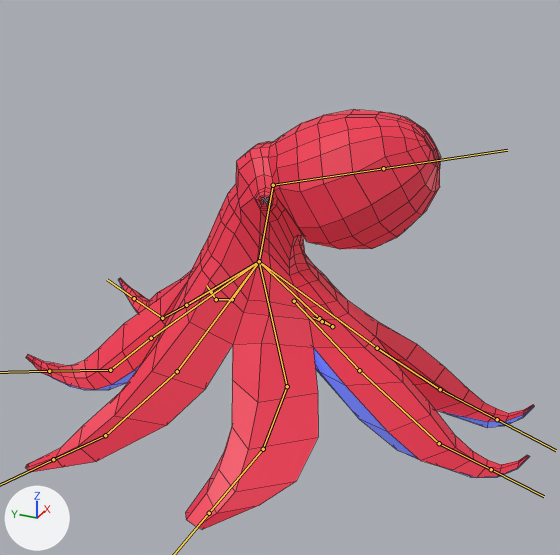
The FBX model Thalaussy/Assets/Models/rigpus.fbx, before and after one commit.
Rendered twice from a 50 mm lens placed at (-57.0, -23.7, 43.1), pointed at (-1.3, 1.4, 15.3). Arrows for +X, +Y and +Z are at lower left; the lights stay in place. The bones that bend it are drawn over the model as lines. Mesh edges are drawn as thin lines.
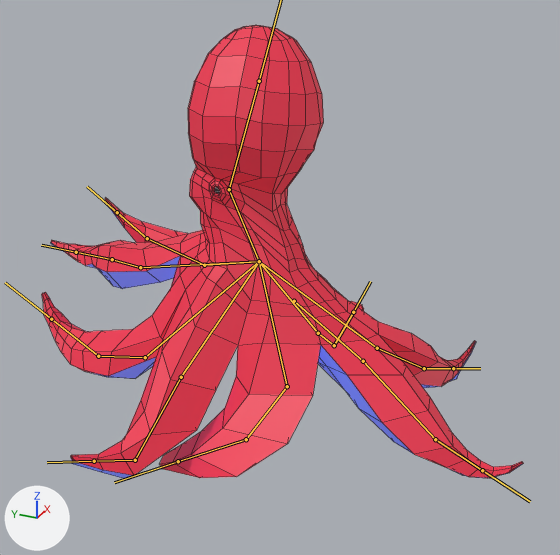
The newer file adds an action. The first version stands in its rest pose; the second is drawn at frame 32 of the action 'Armature|Attack'.

The change, as a diff of the scene's bpy script:
```diff
--- a/Thalaussy/Assets/Models/rigpus.fbx.py
+++ b/Thalaussy/Assets/Models/rigpus.fbx.py
@@ bone_bone_002 @@
 bone_bone_002 = bpy.data.objects['Armature'].pose.bones['Bone.002']
-bone_bone_002.rotation_quaternion = (1.0, 0.0, 0.0, 0.0)  # degrees (0, 0, 0)
+bone_bone_002.rotation_quaternion = (0.977, 0.129, -0.156, 0.074)  # degrees (14, -19, 6)
@@ bone_bone_003 @@
 bone_bone_003 = bpy.data.objects['Armature'].pose.bones['Bone.003']  # child of 'Bone.002'
-bone_bone_003.rotation_quaternion = (1.0, 0.0, 0.0, 0.0)  # degrees (0, 0, 0)
+bone_bone_003.rotation_quaternion = (0.902, 0.397, 0.037, -0.165)  # degrees (46, 11, -16)
@@ bone_bone_006 @@
 bone_bone_006 = bpy.data.objects['Armature'].pose.bones['Bone.006']  # child of 'Bone.003'
-bone_bone_006.rotation_quaternion = (1.0, 0.0, 0.0, 0.0)  # degrees (0, 0, 0)
+bone_bone_006.rotation_quaternion = (0.999, -0.01, 0.011, -0.032)  # degrees (-1, 1, -4)
@@ bone_bone_004 @@
 bone_bone_004 = bpy.data.objects['Armature'].pose.bones['Bone.004']
-bone_bone_004.rotation_quaternion = (1.0, 0.0, 0.0, 0.0)  # degrees (0, 0, 0)
+bone_bone_004.rotation_quaternion = (0.953, 0.24, -0.177, 0.06)  # degrees (28, -21, 2)
@@ bone_bone_005 @@
 bone_bone_005 = bpy.data.objects['Armature'].pose.bones['Bone.005']  # child of 'Bone.004'
-bone_bone_005.rotation_quaternion = (1.0, 0.0, 0.0, 0.0)  # degrees (0, 0, 0)
+bone_bone_005.rotation_quaternion = (0.98, -0.012, 0.099, -0.174)  # degrees (-3, 11, -20)
@@ bone_bone_007 @@
 bone_bone_007 = bpy.data.objects['Armature'].pose.bones['Bone.007']  # child of 'Bone.005'
-bone_bone_007.rotation_quaternion = (1.0, 0.0, 0.0, 0.0)  # degrees (0, 0, 0)
+bone_bone_007.rotation_quaternion = (0.942, -0.251, -0.175, 0.141)  # degrees (-33, -15, 21)
@@ bone_bone_008 @@
 bone_bone_008 = bpy.data.objects['Armature'].pose.bones['Bone.008']
-bone_bone_008.rotation_quaternion = (1.0, 0.0, 0.0, 0.0)  # degrees (0, 0, 0)
+bone_bone_008.rotation_quaternion = (0.984, -0.016, -0.112, 0.135)  # degrees (-4, -12, 16)
@@ bone_bone_009 @@
 bone_bone_009 = bpy.data.objects['Armature'].pose.bones['Bone.009']  # child of 'Bone.008'
-bone_bone_009.rotation_quaternion = (1.0, 0.0, 0.0, 0.0)  # degrees (0, 0, 0)
+bone_bone_009.rotation_quaternion = (0.877, 0.123, 0.175, -0.43)  # degrees (4, 24, -51)
@@ bone_bone_011 @@
 bone_bone_011 = bpy.data.objects['Armature'].pose.bones['Bone.011']
-bone_bone_011.rotation_quaternion = (1.0, 0.0, 0.0, 0.0)  # degrees (0, 0, 0)
+bone_bone_011.rotation_quaternion = (0.946, 0.17, 0.013, 0.277)  # degrees (19, -4, 32)
@@ bone_bone_012 @@
 bone_bone_012 = bpy.data.objects['Armature'].pose.bones['Bone.012']  # child of 'Bone.011'
-bone_bone_012.rotation_quaternion = (1.0, 0.0, 0.0, 0.0)  # degrees (0, 0, 0)
+bone_bone_012.rotation_quaternion = (0.966, 0.203, -0.125, -0.101)  # degrees (25, -12, -15)
@@ bone_bone_013 @@
 bone_bone_013 = bpy.data.objects['Armature'].pose.bones['Bone.013']
-bone_bone_013.rotation_quaternion = (1.0, 0.0, 0.0, 0.0)  # degrees (0, 0, 0)
+bone_bone_013.rotation_quaternion = (0.999, 0.014, -0.034, 0.039)  # degrees (1, -4, 4)
@@ bone_bone_014 @@
 bone_bone_014 = bpy.data.objects['Armature'].pose.bones['Bone.014']  # child of 'Bone.013'
-bone_bone_014.rotation_quaternion = (1.0, 0.0, 0.0, 0.0)  # degrees (0, 0, 0)
+bone_bone_014.rotation_quaternion = (0.979, 0.042, -0.106, 0.172)  # degrees (3, -13, 20)
@@ bone_bone_015 @@
 bone_bone_015 = bpy.data.objects['Armature'].pose.bones['Bone.015']  # child of 'Bone.014'
-bone_bone_015.rotation_quaternion = (1.0, 0.0, 0.0, 0.0)  # degrees (0, 0, 0)
+bone_bone_015.rotation_quaternion = (0.943, 0.224, 0.045, -0.243)  # degrees (24, 11, -27)
@@ bone_bone_017 @@
 bone_bone_017 = bpy.data.objects['Armature'].pose.bones['Bone.017']  # child of 'Bone.016'
-bone_bone_017.rotation_quaternion = (1.0, 0.0, 0.0, 0.0)  # degrees (0, 0, 0)
+bone_bone_017.rotation_quaternion = (0.972, 0.06, 0.155, -0.165)  # degrees (4, 19, -19)
@@ bone_bone_018 @@
 bone_bone_018 = bpy.data.objects['Armature'].pose.bones['Bone.018']  # child of 'Bone.017'
-bone_bone_018.rotation_quaternion = (1.0, 0.0, 0.0, 0.0)  # degrees (0, 0, 0)
+bone_bone_018.rotation_quaternion = (0.972, 0.042, 0.108, -0.203)  # degrees (2, 13, -23)
@@ bone_bone_019 @@
 bone_bone_019 = bpy.data.objects['Armature'].pose.bones['Bone.019']
-bone_bone_019.rotation_quaternion = (1.0, 0.0, 0.0, 0.0)  # degrees (0, 0, 0)
+bone_bone_019.rotation_quaternion = (0.991, 0.005, -0.088, 0.098)  # degrees (0, -10, 11)
@@ bone_bone_020 @@
 bone_bone_020 = bpy.data.objects['Armature'].pose.bones['Bone.020']  # child of 'Bone.019'
-bone_bone_020.rotation_quaternion = (1.0, 0.0, 0.0, 0.0)  # degrees (0, 0, 0)
+bone_bone_020.rotation_quaternion = (0.978, -0.005, 0.12, -0.171)  # degrees (-3, 13, -20)
@@ bone_bone_021 @@
 bone_bone_021 = bpy.data.objects['Armature'].pose.bones['Bone.021']  # child of 'Bone.020'
-bone_bone_021.rotation_quaternion = (1.0, 0.0, 0.0, 0.0)  # degrees (0, 0, 0)
+bone_bone_021.rotation_quaternion = (0.993, -0.073, -0.017, 0.095)  # degrees (-8, -1, 11)
@@ bone_bone_025 @@
 bone_bone_025 = bpy.data.objects['Armature'].pose.bones['Bone.025']  # child of 'Bone.023'
-bone_bone_025.rotation_quaternion = (1.0, 0.0, 0.0, 0.0)  # degrees (0, 0, 0)
+bone_bone_025.rotation_quaternion = (0.948, -0.144, -0.179, 0.222)  # degrees (-21, -16, 29)
@@ bone_bone_026 @@
 bone_bone_026 = bpy.data.objects['Armature'].pose.bones['Bone.026']  # child of 'Bone.025'
-bone_bone_026.rotation_quaternion = (1.0, 0.0, 0.0, 0.0)  # degrees (0, 0, 0)
+bone_bone_026.rotation_quaternion = (0.972, -0.15, -0.069, 0.167)  # degrees (-18, -5, 20)
@@ bone_bone_024 @@
 bone_bone_024 = bpy.data.objects['Armature'].pose.bones['Bone.024']
-bone_bone_024.rotation_quaternion = (1.0, 0.0, 0.0, 0.0)  # degrees (0, 0, 0)
+bone_bone_024.rotation_quaternion = (0.994, -0.034, 0.086, -0.052)  # degrees (-4, 10, -6)
@@ bone_bone_028 @@
 bone_bone_028 = bpy.data.objects['Armature'].pose.bones['Bone.028']  # child of 'Bone.027'
-bone_bone_028.rotation_quaternion = (1.0, 0.0, 0.0, 0.0)  # degrees (0, 0, 0)
+bone_bone_028.rotation_quaternion = (0.931, 0.063, 0.039, -0.359)  # degrees (5, 7, -42)
```

Where the change shows, as pixel boxes (x1, y1, x2, y2) in the pictures (560 x 555 px):
'Cylinder', posed (8% taller): before (26, 109, 534, 530); after (42, 25, 523, 480)
bone 'Bone.002', root to tip: before (259, 261) to (232, 299); after (259, 261) to (204, 265)
bone 'Bone.003', root to tip: before (232, 299) to (216, 299); after (204, 265) to (147, 238)
bone 'Bone.006', root to tip: before (216, 299) to (211, 292); after (147, 238) to (117, 212)
bone 'Bone.004', root to tip: before (259, 261) to (186, 305); after (259, 261) to (140, 267)
bone 'Bone.005', root to tip: before (186, 305) to (162, 318); after (140, 267) to (112, 259)
bone 'Bone.007', root to tip: before (162, 318) to (134, 298); after (112, 259) to (76, 252)
bone 'Bone.008', root to tip: before (259, 261) to (151, 338); after (259, 261) to (145, 357)
bone 'Bone.009', root to tip: before (151, 338) to (110, 370); after (145, 357) to (98, 356)
bone 'Bone.011', root to tip: before (259, 261) to (273, 185); after (259, 261) to (229, 189)
bone 'Bone.012', root to tip: before (273, 185) to (383, 168); after (229, 189) to (259, 81)
bone 'Bone.013', root to tip: before (259, 261) to (177, 371); after (259, 261) to (181, 377)
bone 'Bone.014', root to tip: before (177, 371) to (105, 435); after (181, 377) to (135, 460)
bone 'Bone.015', root to tip: before (105, 435) to (53, 459); after (135, 460) to (94, 461)
bone 'Bone.017', root to tip: before (287, 386) to (263, 449); after (287, 386) to (246, 439)
bone 'Bone.018', root to tip: before (263, 449) to (209, 513); after (246, 439) to (178, 461)
bone 'Bone.019', root to tip: before (294, 301) to (359, 370); after (294, 301) to (363, 361)
bone 'Bone.020', root to tip: before (359, 370) to (439, 443); after (363, 361) to (435, 439)
bone 'Bone.021', root to tip: before (439, 443) to (491, 469); after (435, 439) to (482, 470)
bone 'Bone.025', root to tip: before (377, 348) to (440, 389); after (377, 348) to (424, 368)
bone 'Bone.026', root to tip: before (440, 389) to (497, 419); after (424, 368) to (453, 368)
bone 'Bone.024', root to tip: before (259, 261) to (319, 318); after (259, 261) to (318, 333)
bone 'Bone.028', root to tip: before (332, 326) to (322, 321); after (334, 345) to (353, 312)
